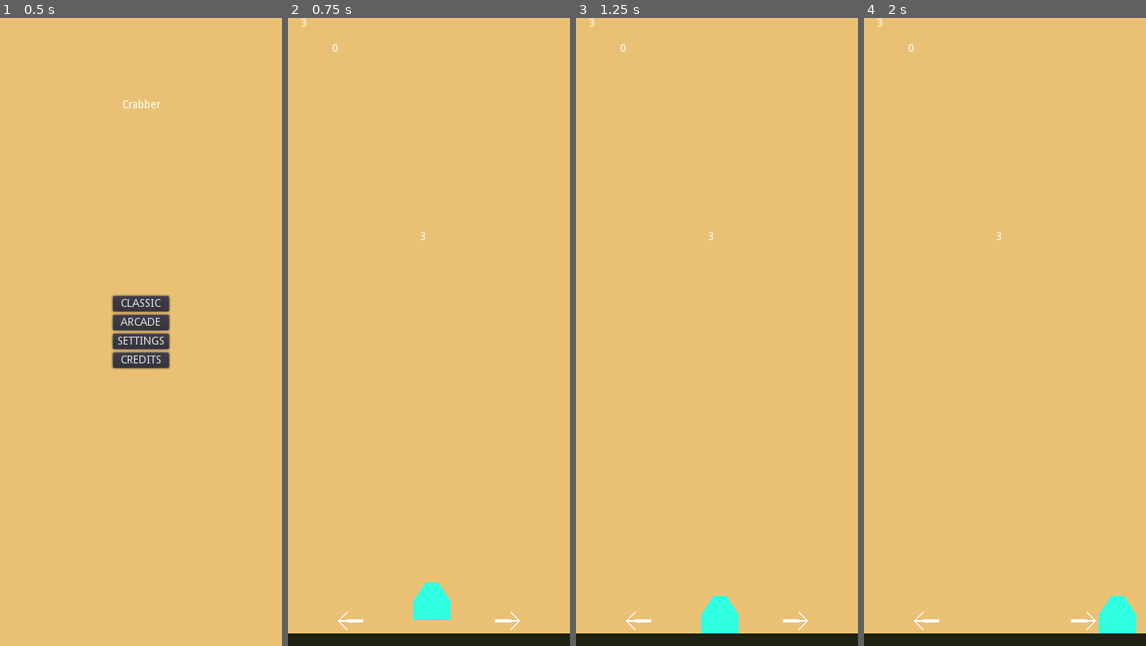
Above: before the commit, frames 1-4 (left to right).
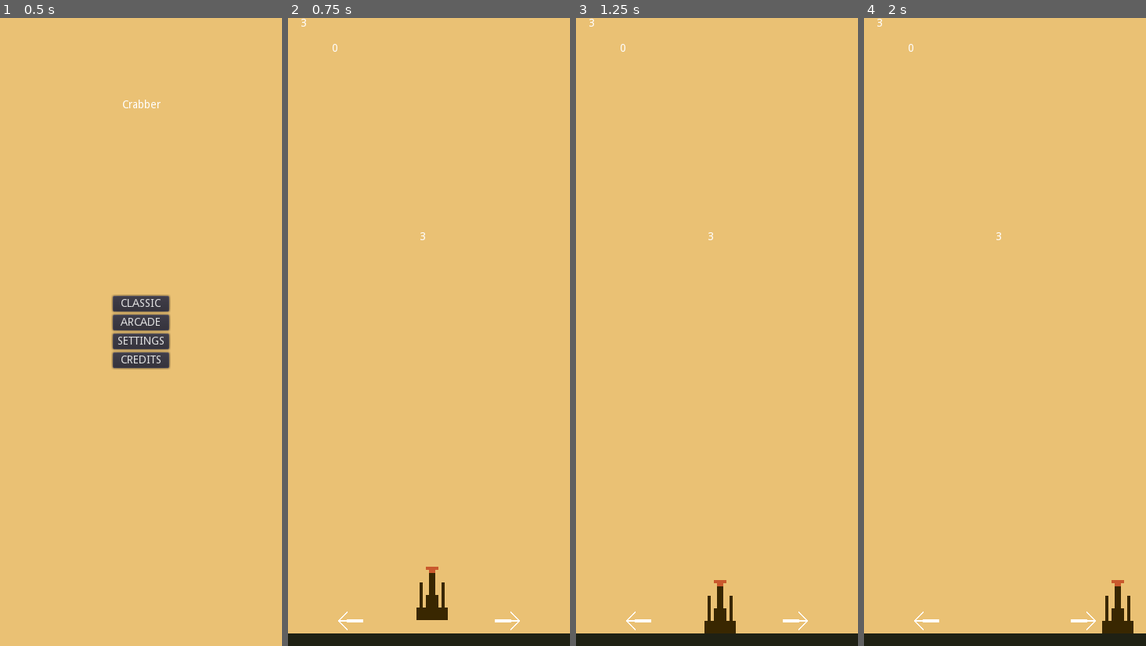
Above: after the commit, the same moments.

Repository: JooJASL/crabber
Game: Godot game, scene res://scenes/ui/Menu.tscn
Same seed, same stepped clock (60 frames per second), same inputs: the game is played once before the commit and once after it.
Inputs (mouse positions are in pixels of both pictures, inside the frame that each line leads up to):
- Up to frame 1 (0.5 s): no input
- Up to frame 2 (0.75 s): click "CLASSIC" at 0.5 s
- Up to frame 3 (1.25 s): no input
- Up to frame 4 (2 s): tap Enter at 1.25 s; move the mouse to (1067, 300) at 1.27 s; hold D (move_right) from 1.28 s (still down); click (1067, 300) at 1.42 s

Frame 1 is identical in both runs. In frame 2, 0.8% of the frame differs, in the area x 44-58%, y 87-96%; in frame 3, 0.8%; in frame 4, 0.8%.

Commit message:
Updated collisions.

Diff:
--- a/scenes/Player.tscn
+++ b/scenes/Player.tscn
@@ -1,39 +1,23 @@
-[gd_scene load_steps=5 format=2]
+[gd_scene load_steps=4 format=2]
 
 [ext_resource path="res://scenes/InputControl.tscn" type="PackedScene" id=1]
 [ext_resource path="res://scenes/Player.gd" type="Script" id=2]
-
-[sub_resource type="RectangleShape2D" id=1]
-extents = Vector2( 24, 20 )
-
-[sub_resource type="RectangleShape2D" id=2]
-extents = Vector2( 32, 24 )
+[ext_resource path="res://assets/2D/player.png" type="Texture" id=3]
 
 [node name="Player" type="KinematicBody2D"]
+scale = Vector2( 4, 4 )
 script = ExtResource( 2 )
 
-[node name="CollisionShape2D" type="CollisionShape2D" parent="."]
-position = Vector2( 0, -20 )
-shape = SubResource( 1 )
-
 [node name="AnimationPlayer" type="AnimationPlayer" parent="."]
-
-[node name="Sprite" type="Polygon2D" parent="."]
-scale = Vector2( 1, 3 )
-color = Color( 0.192157, 1, 0.886275, 1 )
-polygon = PoolVector2Array( -24, 0, -24, -8, -8, -16, 8, -16, 24, -8, 24, 0 )
 
 [node name="InputControl" parent="." instance=ExtResource( 1 )]
 
 [node name="Collector" type="Area2D" parent="."]
-visible = false
 collision_layer = 0
 collision_mask = 4
 
-[node name="CollisionShape2D" type="CollisionShape2D" parent="Collector"]
-self_modulate = Color( 0.890196, 0.231373, 0.231373, 1 )
-position = Vector2( 0, -24 )
-shape = SubResource( 2 )
+[node name="CollisionPolygon2D" type="CollisionPolygon2D" parent="Collector"]
+polygon = PoolVector2Array( -14.75, 0, -13, -9.25, -3.25, -17.75, 4, -17.75, 13.25, -9, 15, 0 )
 
 [node name="CanvasLayer" type="CanvasLayer" parent="."]
 
@@ -57,5 +41,12 @@
 
 [node name="ScoreTimer" type="Timer" parent="."]
 
+[node name="Sprite" type="Sprite" parent="."]
+position = Vector2( 0, -16 )
+texture = ExtResource( 3 )
+
+[node name="CollisionPolygon2D" type="CollisionPolygon2D" parent="."]
+polygon = PoolVector2Array( -15, 0, -13, -2, -13, -7, -4, -7, -4, -12, -1, -12, -2, -17, 2, -17, 1, -12, 4, -12, 4, -7, 13, -7, 13, -2, 15, 0 )
+
 [connection signal="body_entered" from="Collector" to="." method="_on_Collector_body_entered"]
 [connection signal="timeout" from="ScoreTimer" to="." method="_on_ScoreTimer_timeout"]
Binary file added: assets/2D/player.png
Not shown, added: assets/2D/player.png.import
